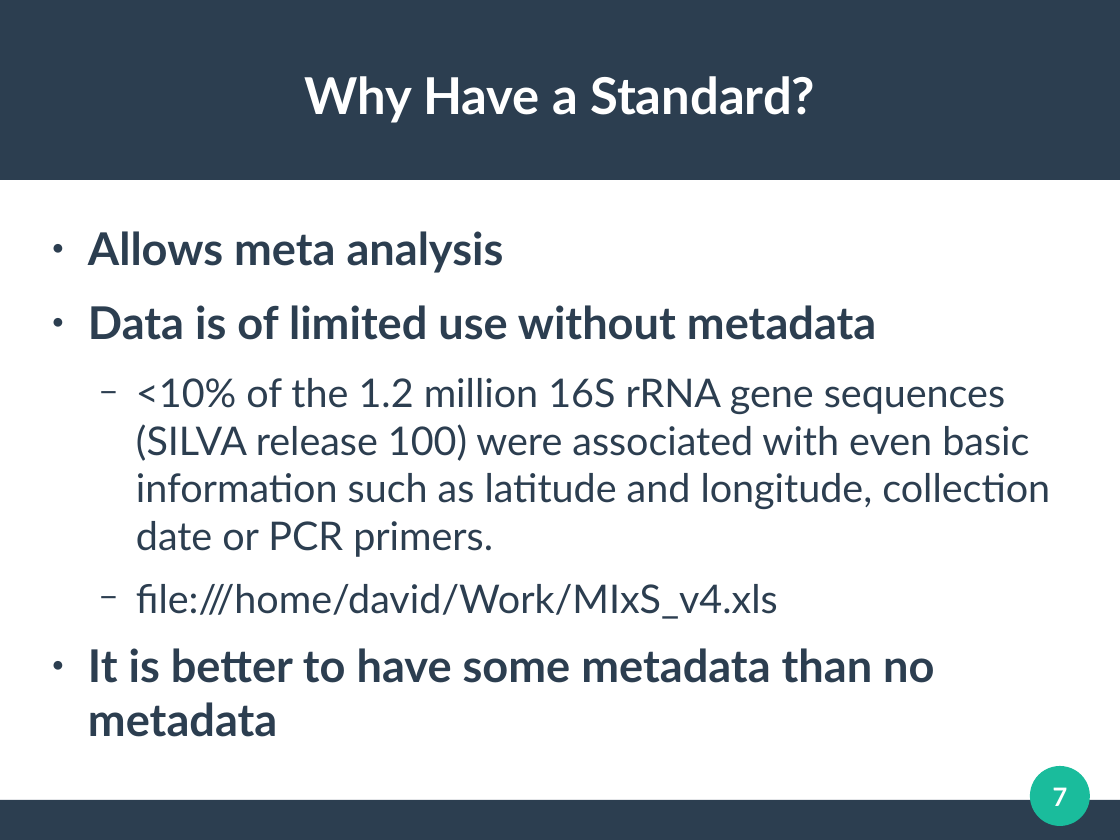
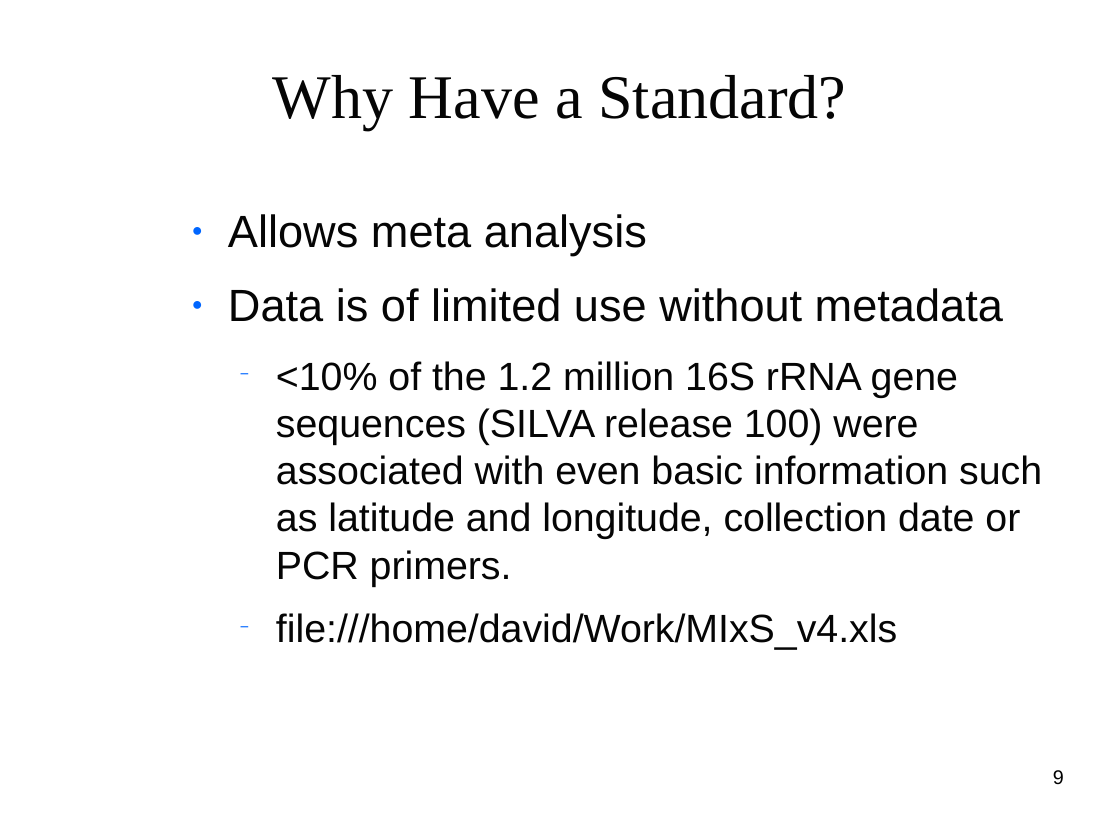
Before and after one commit to clemente-lab/mmeds-meta, a slide deck: slide 9 of sql/mmeds.odp (slide 7 before the commit). Drawn at 1120x840 pixels with LibreOffice and Linux fonts; fonts in the diff are those of the drawing; background and template pictures are left out. Boxes give left, top, right and bottom in pixels: in the first picture for what was removed or moved away, otherwise in the second. Text is boxed around its words. In the diff, an @@ line names an element or a change of style, - is before the commit and + after.

```diff
--- a/sql/mmeds.odp
+++ b/sql/mmeds.odp
@@ rectangle removed at [0,0,1120,180] @@
@@ title "Why Have a Standard?" at [273,75,846,130]: size 36 to 44 pt, font Lato to Times New Roman, text colour #FFFFFF to #050505, bold off @@
@@ text "Allows meta analysis": place and size @@
-text "Allows meta analysis" at [88,231,1050,737]
+text "Allows meta analysis" at [228,214,1042,650]
@@ text "Allows meta analysis" at [228,214,1042,650]: font Lato to Arial, text colour #2C3E50 to #050505; bold off in "Allows meta analysis", "Data is of limited use without metadata"; size 28 to 27.9 pt in "<10% of the 1.2 million 16S rRNA ...", "file:///home/david/Work/MIxS_v4.xls"; bullet colour #2C3E50 to #0066FF @@
@@ text at [88,648,934,737]: paragraph removed @@
-● It is better to have some metadata than no metadata
@@ ellipse removed at [1031,766,1091,826] @@
@@ page number added at [1053,770,1064,784], 14 pt, text #000000 @@
+9
@@ rectangle removed at [0,800,1120,839] @@
@@ page number removed at [1053,787,1068,806] @@
-7
```
Also in this commit, not shown: 17 other slides changed, 10 slides added, 18 other files.
